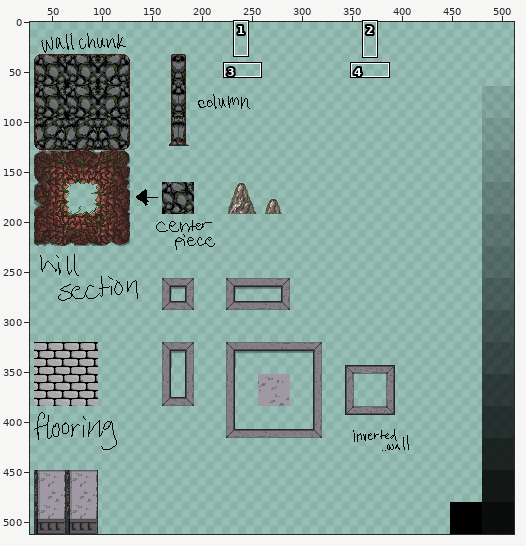
Sprite sheet, stored at background/images/bg_tilesetv2.png. The picture above shows the old version from afar; the outline marks the close-up.
Close-up. First the earlier version:
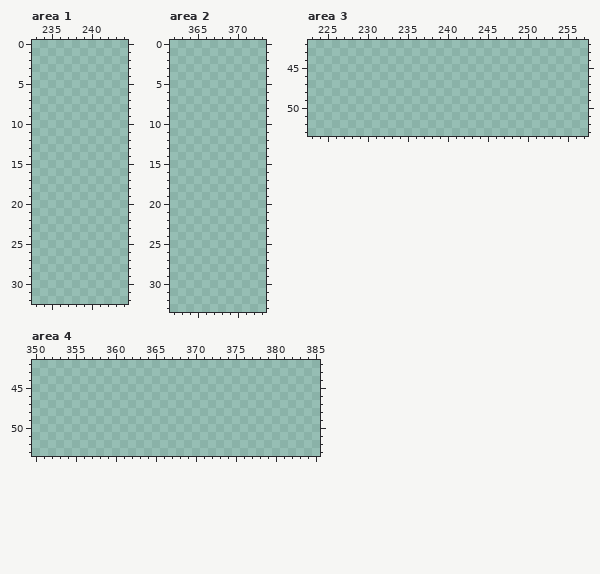
The file is 512x512 pixels. Pixels under 10% opacity are left out. Colours within 5 levels of each other are drawn and written as one. Shown: area 1: x 233..244, y 0..32; area 2: x 362..373, y 0..33; area 3: x 223..257, y 42..53; area 4: x 350..385, y 42..53. The wide view leaves out empty margins. The commit also changed other parts of the picture, which this record leaves out.
Palette (. is transparent): 
New version:
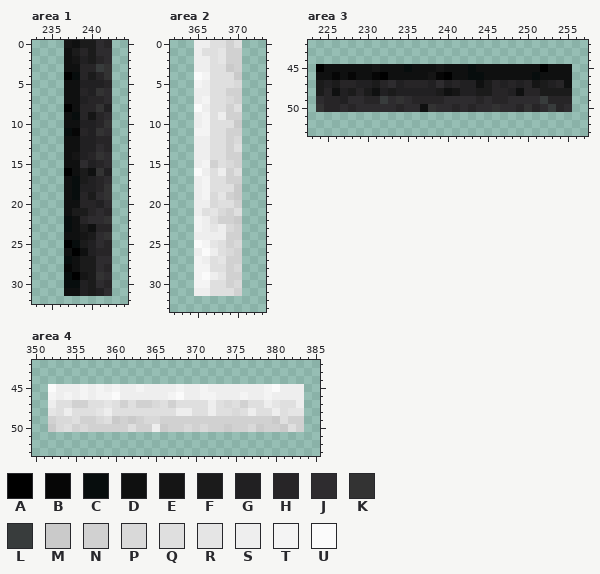
Colours new in this view: A #000000  B #060606  C #070d0d  D #0f1010  E #151515  F #1b1b1b  G #212022  H #272527  J #2e2c2f  K #333333  L #383c3c  M #cacaca  N #d1d1d1  P #d9d9d9  Q #dfdfdf  R #e5e5e5  S #eeeeee  T #f4f4f4  U #fbfbfb
Changes in this commit:
Area 1:
y 0: x 237..242 ...... -> EDFFJH
y 1: x 237..242 ...... -> DFHFJJ
y 2: x 237..242 ...... -> DEGFHJ
y 3: x 237..242 ...... -> DDHHLK
y 4: x 237..242 ...... -> ACHFHK
y 5: x 237..242 ...... -> DDGGGH
y 6: x 237..242 ...... -> DDHGKJ
y 7: x 237..242 ...... -> DDGHHJ
y 8: x 237..242 ...... -> ADHHKG
y 9: x 237..242 ...... -> DCHEHJ
y 10: x 237..242 ...... -> DDGGHK
y 11: x 237..242 ...... -> CBHGKJ
y 12: x 237..242 ...... -> DDGGHH
y 13: x 237..242 ...... -> DDGGJH
y 14: x 237..242 ...... -> DEGHKJ
y 15: x 237..242 ...... -> DDJGHJ
y 16: x 237..242 ...... -> ADFDKG
y 17: x 237..242 ...... -> DCFGHJ
y 18: x 237..242 ...... -> DCGGHK
y 19: x 237..242 ...... -> DCHFJK
y 20: x 237..242 ...... -> DDHHGJ
y 21: x 237..242 ...... -> DFFHJH
y 22: x 237..242 ...... -> CDHJJK
y 23: x 237..242 ...... -> CDFDHH
y 24: x 237..242 ...... -> DDEFJK
y 25: x 237..242 ...... -> ACFGJH
y 26: x 237..242 ...... -> DADGHH
y 27: x 237..242 ...... -> CDFFJJ
y 28: x 237..242 ...... -> BDFFJH
y 29: x 237..242 ...... -> CAEFKJ
y 30: x 237..242 ...... -> CCGFJH
y 31: x 237..242 ...... -> DDGFGJ
Area 2:
y 0: x 365..370 ...... -> SSQQNQ
y 1: x 365..370 ...... -> SQQRNN
y 2: x 365..370 ...... -> SSQRNN
y 3: x 365..370 ...... -> SSQQMN
y 4: x 365..370 ...... -> UTQQQM
y 5: x 365..370 ...... -> TSQQQP
y 6: x 365..370 ...... -> SSQQNN
y 7: x 365..370 ...... -> STQQPN
y 8: x 365..370 ...... -> USQQNQ
y 9: x 365..370 ...... -> STQSNN
y 10: x 365..370 ...... -> STQQQM
y 11: x 365..370 ...... -> TTQQNN
y 12: x 365..370 ...... -> SSQQNP
y 13: x 365..370 ...... -> SSQQNQ
y 14: x 365..370 ...... -> SSQQNN
y 15: x 365..370 ...... -> STNQPN
y 16: x 365..370 ...... -> USQSNQ
y 17: x 365..370 ...... -> STQQNN
y 18: x 365..370 ...... -> STQQQM
y 19: x 365..370 ...... -> STPRNM
y 20: x 365..370 ...... -> SSPQQN
y 21: x 365..370 ...... -> SQRPNQ
y 22: x 365..370 ...... -> TSQNNM
y 23: x 365..370 ...... -> TSRSPN
y 24: x 365..370 ...... -> SSSSNN
y 25: x 365..370 ...... -> UTRQNP
y 26: x 365..370 ...... -> SUSQPN
y 27: x 365..370 ...... -> TSQRNN
y 28: x 365..370 ...... -> TTQQNP
y 29: x 365..370 ...... -> TUSRNN
y 30: x 365..370 ...... -> TTQQNP
y 31: x 365..370 ...... -> SSQQQN
Area 3:
y 45: x 224..255 ................................ -> ADDDDDDEDDDCDDDEDDDCDDDDDDDDADDD
y 46: x 224..255 ................................ -> DDBDBDDBADDDDDEBADDCCDDDDDDCDDDD
y 47: x 224..255 ................................ -> FGFHHGGFHJGHHHGJGHGGDFHGHGHEFGHD
y 48: x 224..255 ................................ -> FHDGFHFDGFGGGGGFDEGGFFHHGDHHFFFF
y 49: x 224..255 ................................ -> JHHGJJHHLJKJHHHHJJJJHJHHJJJJLHHH
y 50: x 224..255 ................................ -> KHHJHJJJJJHJJDKJJHJHJJKJJHKHJLHJ
Area 4:
y 45: x 352..383 ................................ -> USSSTSTSTSSTSSSSTSSTSSSSSSSTUSSS
y 46: x 352..383 ................................ -> TSTSTSTTUSSSSSSTUSSTTSSSTSSTSSSS
y 47: x 352..383 ................................ -> SQQNNQQRQNQNNPQNQQQQSQPQNQQSRQQS
y 48: x 352..383 ................................ -> RQSQQQRSQQQQQQQQSSQQSQQPQSQQSQRR
y 49: x 352..383 ................................ -> NPPQNNPQMNMNPPNNNNNNNNNNNNNNMQNN
y 50: x 352..383 ................................ -> MPQNPNNNNNQNNSMNNPNPNNMNNPMNNMQN
Boxes around the changes in both close-ups, in picture pixels (x1, y1, x2, y2):
added: (64, 40, 112, 296)
added: (194, 40, 242, 296)
added: (316, 64, 572, 112)
added: (48, 384, 304, 432)
